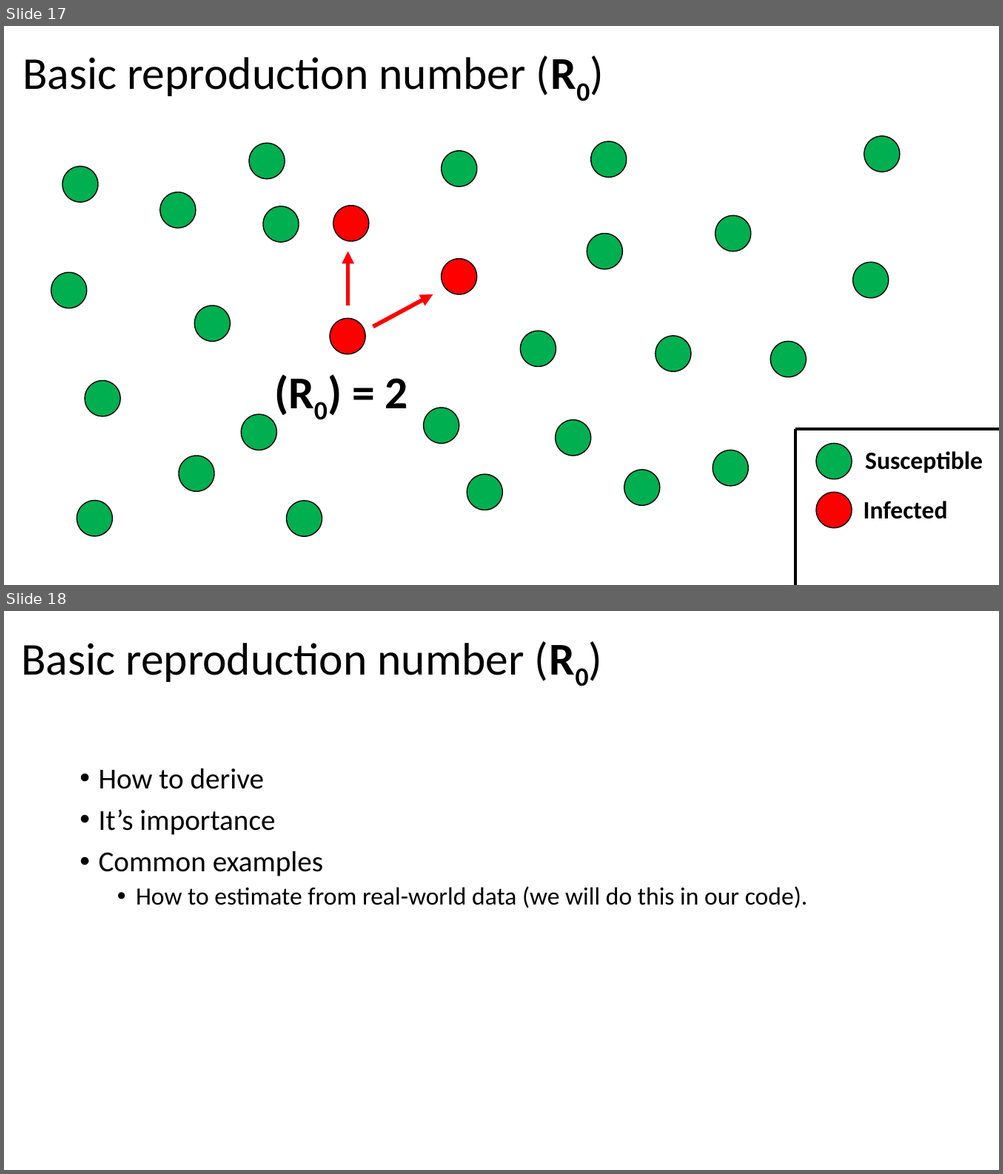
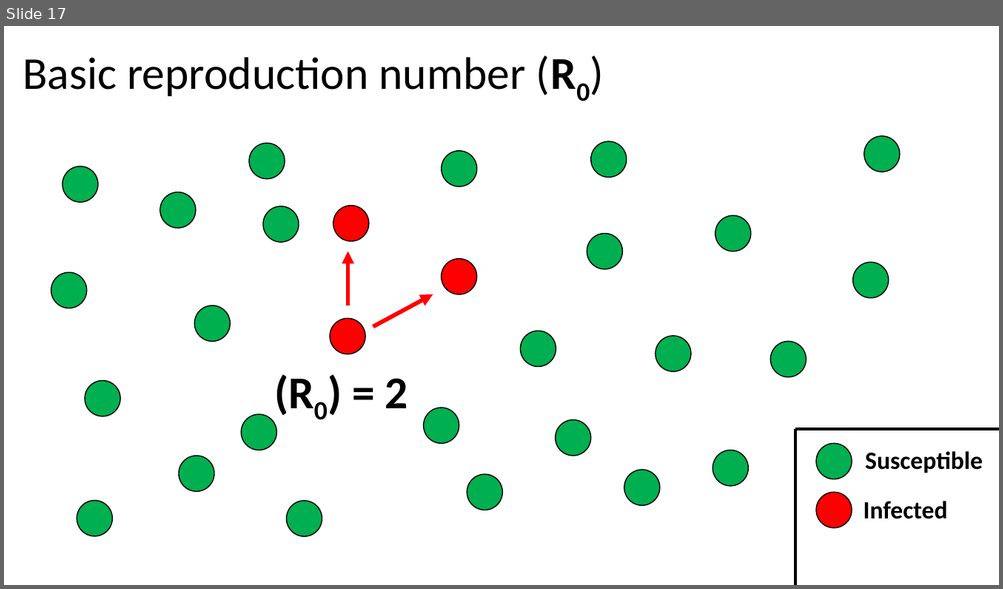
Before and after one commit to grimaudo-at/SIR_lecture, a slide deck: SIR_lecture.pptx. Shown one above the other, each under a label of ours: slides 17 and 18 before the commit, slide 17 after it. The pictures are 1003x1174 and 1003x589 pixels, drawn with LibreOffice and Linux fonts; fonts in the diff are those of the drawing. Boxes give left, top, right and bottom in pixels: in the first picture for what was removed or moved away, otherwise in the second. Text is boxed around its words. In the diff, an @@ line names an element or a change of style, - is before the commit and + after.

```diff
--- a/SIR_lecture.pptx
+++ b/SIR_lecture.pptx
@@ slide 18 removed at (4,611,999,1170), background #FFFFFF @@
@@ title removed at (21,643,524,682) @@
-Basic reproduction number (R0)
@@ text removed at (99,768,808,908) @@
-• How to derive
-• It’s importance
-• Common examples
-  • How to estimate from real-world data (we will do this in our code).
```
Also in this commit, not shown: 1 slide changed, 7 slides added, 2 other slides removed, 3 other files.
